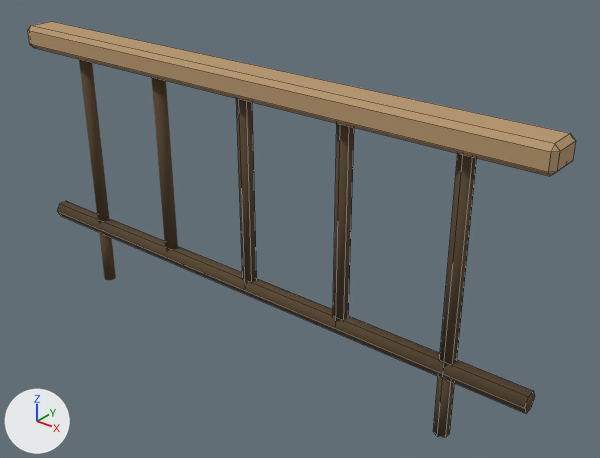
The Blender file tools/art/source/lookout_431/lookout_railing_2m.blend: old version first, new version second.
One viewpoint serves both versions: a 50 mm camera at (1.65, -1.79, 1.61) aimed at (0.14, 0.09, 0.45). The axes (+X, +Y, +Z) are drawn at lower left. The lights are the same throughout. The picture after the commit comes second. Mesh edges are drawn as thin lines on the coarser meshes.

Names of what the first picture shows: 'Broad muted wood handrail', 'Dark lower railing', 'Open vertical bar', 'Open vertical bar.001', 'Open vertical bar.002', 'Open vertical bar.003', 'Open vertical bar.004', 'Short anchored foot', 'Short anchored foot.001'.
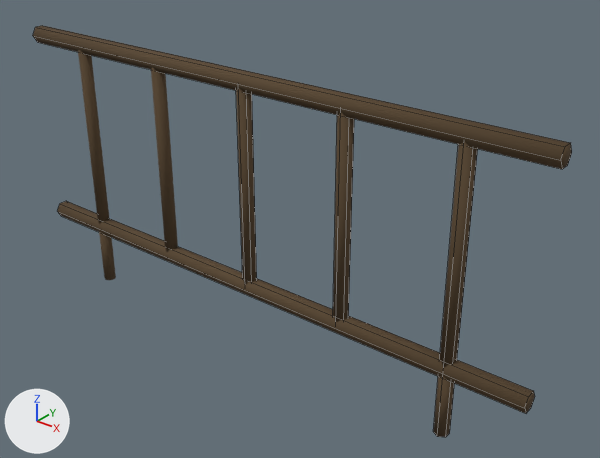
Boxes [x1, y1, x2, y2] around the edits, measured in the pictures (600 x 458 px):
'Broad muted wood handrail', deleted (brown): before [28, 21, 576, 176]
'Cast iron round handrail', added (brown): after [33, 26, 572, 169]

What changed in the scene script:
```text
Add me_cast_iron_round_handrail:
    me_cast_iron_round_handrail.from_pydata([(-1.0, -0.03, 0.93), (-1.0, -0.02, 0.9), (-1.0, 0.02, 0.9), (-1.0, 0.03, 0.93), (-1.0, 0.02, 0.96), (-1.0, -0.02, 0.96), (1.0, -0.03, 0.93), (1.0, -0.02, 0.9), (1.0, 0.02, 0.9), (1.0, 0.03, 0.93), (1.0, 0.02, 0.96), (1.0, -0.02, 0.96)], [], [(0, 1, 7, 6), (1, 2, 8, 7), (2, 3, 9, 8), (3, 4, 10, 9), (4, 5, 11, 10), (5, 0, 6, 11), (5, 4, 3, 2, 1, 0), (6, 7, 8, 9, 10, 11)])
    me_cast_iron_round_handrail.polygons.foreach_set('use_smooth', [True] * 8)
    me_cast_iron_round_handrail.materials.append(mat_metal_001)  # brown #5d4c38
Remove ob_broad_muted_wood_handrail:
    ob_broad_muted_wood_handrail = bpy.data.objects.new('Broad muted wood handrail', me_cube_011)
    ob_broad_muted_wood_handrail.parent = ob_lookout_railing_2m___installation_pivot
    ob_broad_muted_wood_handrail.location = (0.0, 0.0, 0.93)
    _m = ob_broad_muted_wood_handrail.modifiers.new('Soft edge', 'BEVEL')
    _m.width = 0.015
    _m.width_pct = 0.015
    _m = ob_broad_muted_wood_handrail.modifiers.new('Weighted corner normals', 'WEIGHTED_NORMAL')
    _m.keep_sharp = True
Add ob_cast_iron_round_handrail:
    ob_cast_iron_round_handrail = bpy.data.objects.new('Cast iron round handrail', me_cast_iron_round_handrail)
    ob_cast_iron_round_handrail.parent = ob_lookout_railing_2m___installation_pivot
    ob_cast_iron_round_handrail.location = (0.0, 0.0, 0.0)
```
